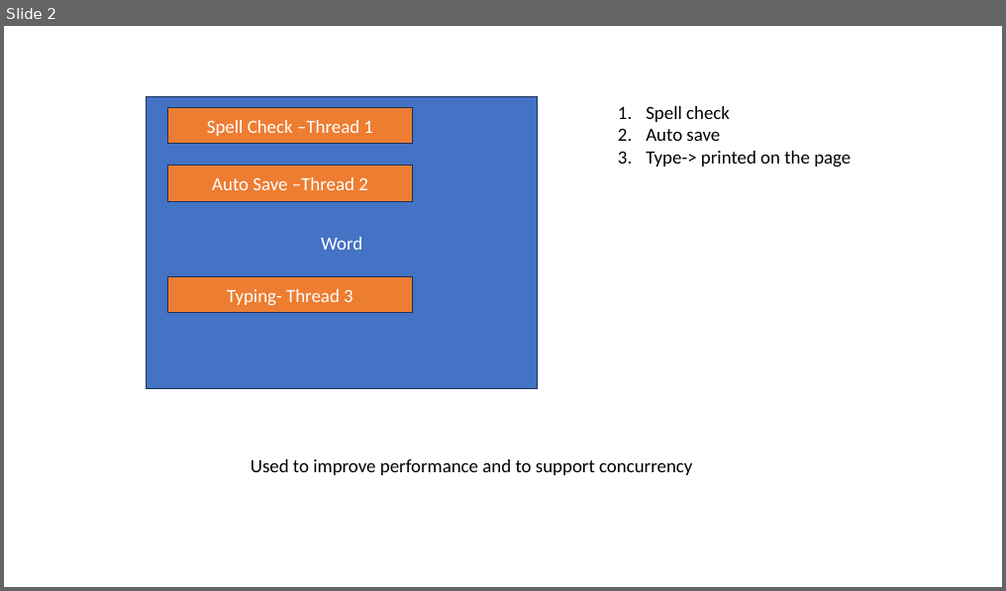
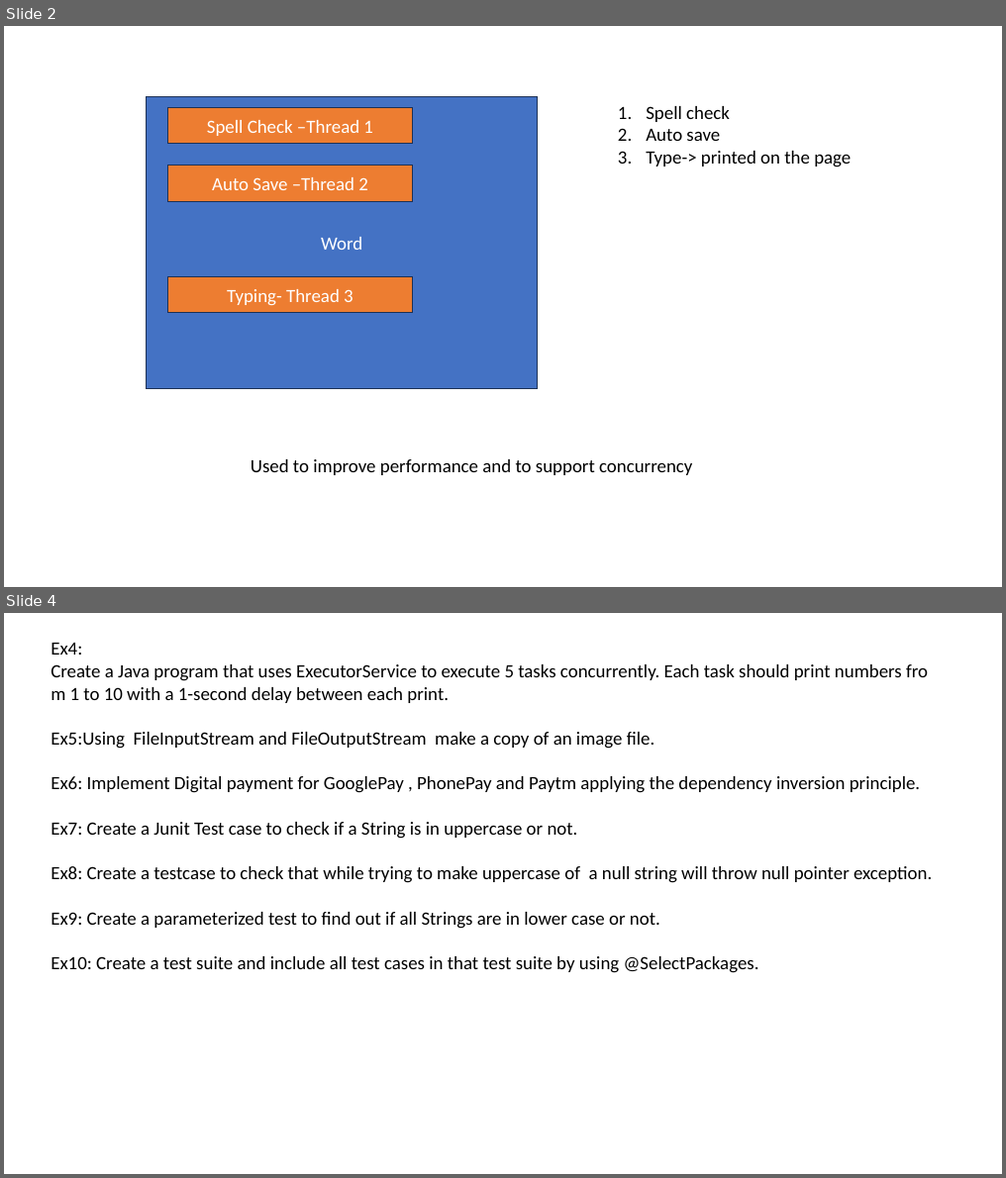
Before and after one commit to jayanta1971/wiprojulytrain, a slide deck: ppt/day-6-java_26_7_2025.pptx. Shown one above the other, each under a label of ours: slide 2 before the commit, slides 2 and 4 after it; the slides between them are not shown. The pictures are 1006x591 and 1006x1178 pixels, drawn with LibreOffice and Linux fonts; fonts in the diff are those of the drawing. Boxes give left, top, right and bottom in pixels: in the first picture for what was removed or moved away, otherwise in the second. Text is boxed around its words. In the diff, an @@ line names an element or a change of style, - is before the commit and + after.

```diff
--- a/ppt/day-6-java_26_7_2025.pptx
+++ b/ppt/day-6-java_26_7_2025.pptx
@@ slide 4 added at box(4, 613, 1002, 1174), background #FFFFFF @@
@@ text added at box(51, 643, 932, 973), 18 pt, text #000000 @@
+Ex4: Create a Java program that uses ExecutorService to execute 5 tasks concurrently. Each task should print numbers from 1 to 10 with a 1-second delay between each print.
+Ex5:Using FileInputStream and FileOutputStream make a copy of an image file.
+Ex6: Implement Digital payment for GooglePay , PhonePay and Paytm applying the dependency inversion principle.
+Ex7: Create a Junit Test case to check if a String is in uppercase or not.
+Ex8: Create a testcase to check that while trying to make uppercase of a null string will throw null pointer exception.
+Ex9: Create a parameterized test to find out if all Strings are in lower case or not.
+Ex10: Create a test suite and include all test cases in that test suite by using @SelectPackages.
```
Also in this commit, not shown: 2 slides changed, 2 other slides added, 4 other files.
